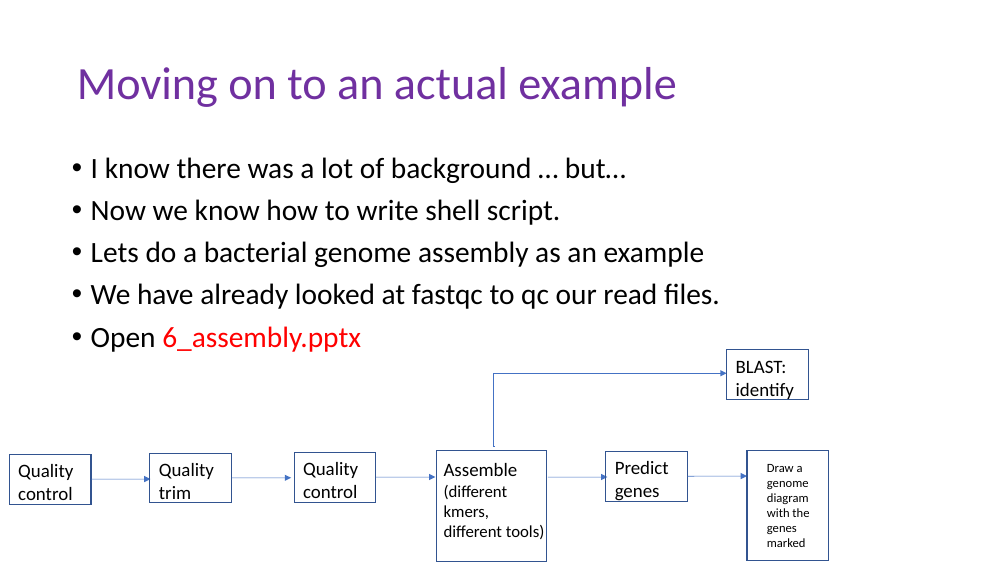
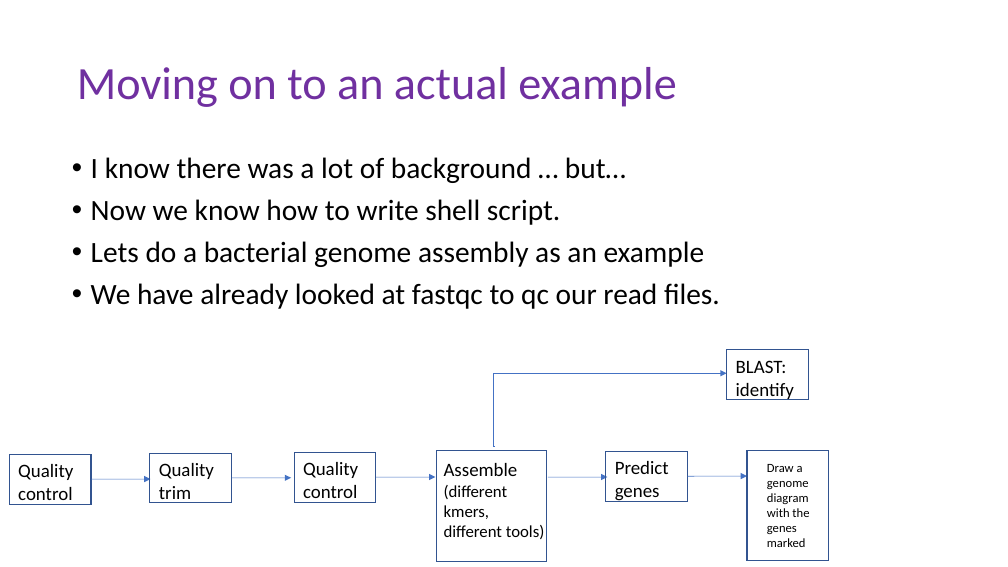
Before and after one commit to peterthorpe5/Msc_Digital_Health, a slide deck: slide 9 of powerpoint/1_ASSEMBLY_WORKSHOP.pptx. Drawn at 1008x567 pixels with LibreOffice and Linux fonts; fonts in the diff are those of the drawing. Boxes give left, top, right and bottom in pixels: in the first picture for what was removed or moved away, otherwise in the second. Text is boxed around its words. In the diff, an @@ line names an element or a change of style, - is before the commit and + after.

```diff
--- a/powerpoint/1_ASSEMBLY_WORKSHOP.pptx
+++ b/powerpoint/1_ASSEMBLY_WORKSHOP.pptx
@@ text at <box>91,326,361,352</box>: paragraph removed @@
-• Open 6_assembly.pptx
```
Also in this commit, not shown: 2 slides added, 6 other files.
